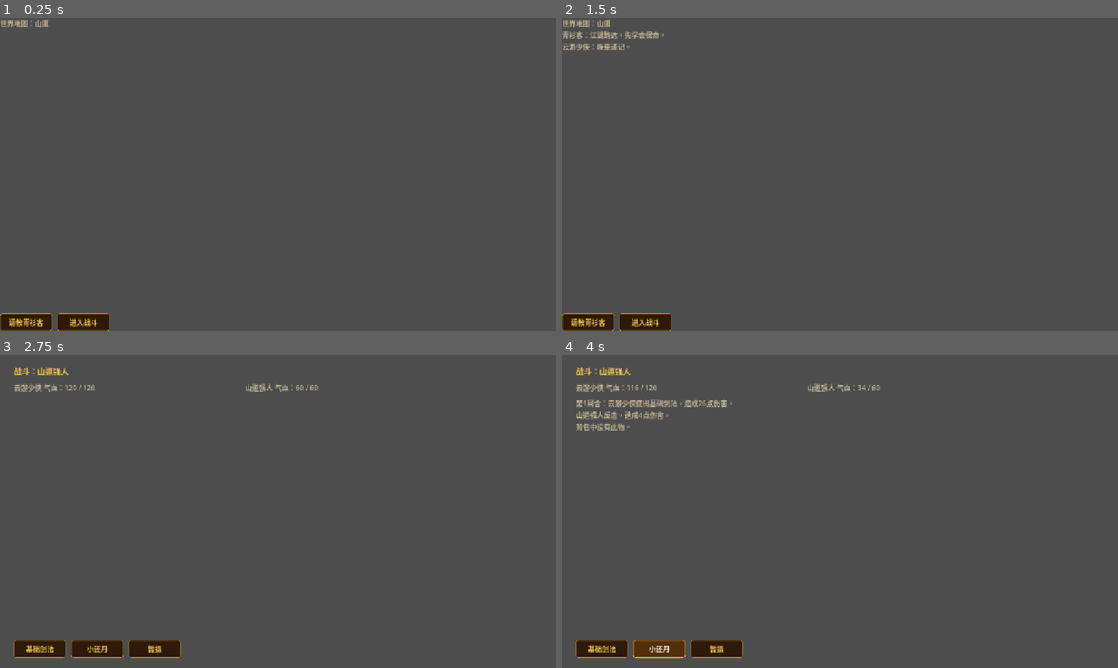
Above: before the commit, frames 1-4 (two rows, left to right).
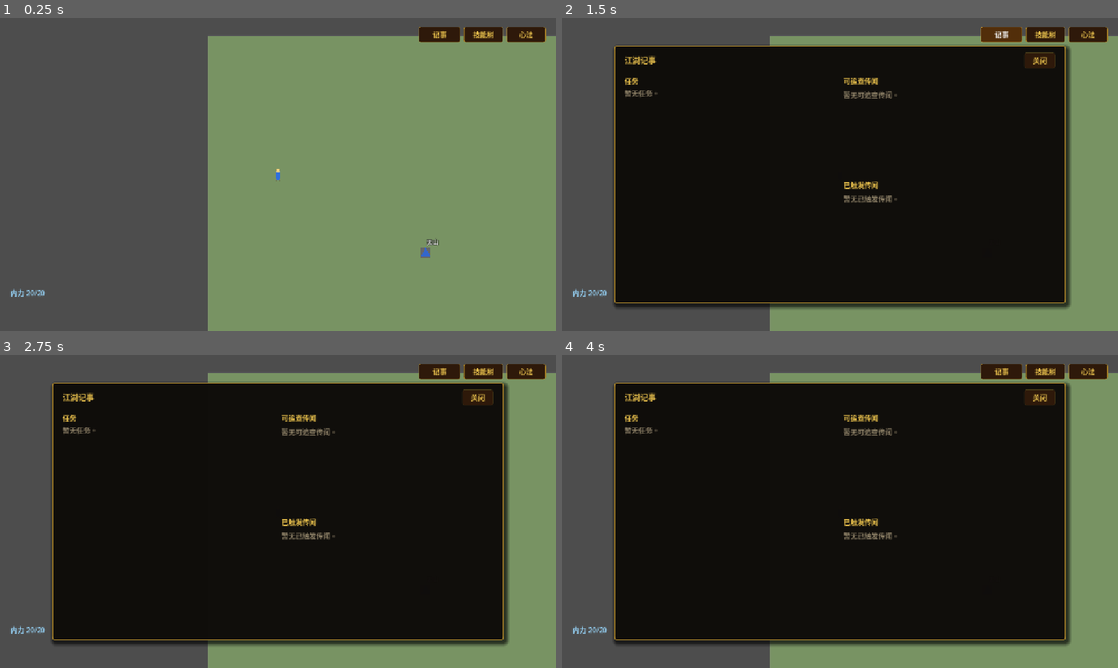
Above: after the commit, the same moments.

Repository: zhangyebo1991/liangyusheng-qunxiazhuan
Game: Godot game, scene res://scenes/world.tscn
The game is run twice, just before and just after one commit, with the same random seed, the same clock (stepped at 60 frames per second) and the same inputs. This scene is started directly instead of the project's main scene.
Inputs (mouse positions are in pixels of both pictures, inside the frame that each line leads up to):
- Up to frame 1 (0.25 s): no input
- Up to frame 2 (1.5 s): click (589, 321) at 0.5 s, where only the run before the commit has a clickable "请教青衫客"; click (1001, 33) at 1.25 s, where only the run after the commit has a clickable "记事"
- Up to frame 3 (2.75 s): click (83, 658) at 2 s, where only the run before the commit has a clickable "进入战斗"
- Up to frame 4 (4 s): click (600, 649) at 2.75 s, where only the run before the commit has a clickable "基础剑法"; click (662, 649) at 3.5 s, where only the run before the commit has a clickable "小还丹"

The runs differ from the first frame. In frame 1, 61% of the frame differs, in the area x 0-100%, y 0-100%; in frame 2, 84%; in frame 3, 84%; in frame 4, 85%, in the area x 2-100%, y 2-100%.

Commit message:
feat: 实现世界地图 Demo 并添加测试传送点

Diff:
--- a/data/maps.json
+++ b/data/maps.json
@@ -9,6 +9,16 @@
       "return_from_village": {"x": 1110, "y": 320}
     },
     "objects": [
+      {
+        "id": "exit_to_world_map",
+        "type": "exit",
+        "name": "世界大地图(测试)",
+        "position": {"x": 460, "y": 280},
+        "radius": 72,
+        "target_map_id": "world",
+        "target_spawn_id": "from_village",
+        "locked_message": "暂未开放。"
+      },
       {
         "id": "npc_qingshanke",
         "type": "npc",
@@ -181,9 +191,20 @@
     "spawn_points": {
       "village_gate": {"x": 120, "y": 360},
       "return_from_mountain": {"x": 120, "y": 360},
-      "main_street": {"x": 640, "y": 340}
+      "main_street": {"x": 640, "y": 340},
+      "return_from_world": {"x": 100, "y": 360}
     },
     "objects": [
+      {
+        "id": "exit_to_world_map",
+        "type": "exit",
+        "name": "世界大地图",
+        "position": {"x": 20, "y": 360},
+        "radius": 72,
+        "target_map_id": "world",
+        "target_spawn_id": "from_village",
+        "locked_message": "暂未开放。"
+      },
       {
         "id": "exit_to_mountain_pass",
         "type": "exit",
@@ -293,5 +314,15 @@
         "dialogue_id": "road_scholar_intro"
       }
     ]
+  },
+  {
+    "id": "world",
+    "name": "世界大地图",
+    "scene_path": "res://scenes/world.tscn",
+    "spawn_position": {"x": 1800, "y": 1500},
+    "spawn_points": {
+      "from_village": {"x": 1800, "y": 1500}
+    },
+    "objects": []
   }
 ]
--- /dev/null
+++ b/data/world_map_config.json
@@ -0,0 +1,58 @@
+{
+  "regions": [
+    {
+      "id": "central",
+      "name": "中原腹地",
+      "color": "#e6d5b8",
+      "boundary": [[1500, 1000], [2500, 1000], [2500, 2000], [1500, 2000]]
+    },
+    {
+      "id": "jiangnan",
+      "name": "江南/金陵",
+      "color": "#b8e6cf",
+      "boundary": [[2500, 2000], [3500, 2000], [3500, 3000], [2500, 3000]]
+    },
+    {
+      "id": "north",
+      "name": "北地/燕京",
+      "color": "#b8cfe6",
+      "boundary": [[2500, 0], [3500, 0], [3500, 1000], [2500, 1000]]
+    },
+    {
+      "id": "yanyun",
+      "name": "燕云/辽东/塞外",
+      "color": "#e6cfb8",
+      "boundary": [[3500, 0], [4000, 0], [4000, 1500], [3500, 1500]]
+    },
+    {
+      "id": "western",
+      "name": "西域/雪山/边疆",
+      "color": "#cfb8e6",
+      "boundary": [[0, 0], [1500, 0], [1500, 1500], [0, 1500]]
+    }
+  ],
+  "landmarks": [
+    {"id": "changan", "name": "长安", "type": "city", "position": {"x": 1800, "y": 1400}, "target_map_id": "changan_city"},
+    {"id": "foot_village", "name": "山脚村镇", "type": "city", "position": {"x": 1800, "y": 1600}, "target_map_id": "foot_village", "target_spawn_id": "return_from_world"},
+    {"id": "luoyang", "name": "洛阳", "type": "city", "position": {"x": 2100, "y": 1450}, "target_map_id": "luoyang_city"},
+    {"id": "wudang", "name": "武当山", "type": "sect", "position": {"x": 1950, "y": 1700}, "target_map_id": "wudang_mountain"},
+    {"id": "shaolin", "name": "少林寺", "type": "sect", "position": {"x": 2150, "y": 1550}, "target_map_id": "shaolin_temple"},
+    {"id": "mangshan", "name": "氓山", "type": "sect", "position": {"x": 2200, "y": 1350}, "target_map_id": "mang_mountain"},
+    {"id": "jindaozhai", "name": "金刀寨", "type": "fortress", "position": {"x": 2300, "y": 1650}, "target_map_id": "golden_knife_fortress"},
+    {"id": "suzhou", "name": "苏州", "type": "city", "position": {"x": 2800, "y": 2300}, "target_map_id": "suzhou_city"},
+    {"id": "taihu", "name": "太湖", "type": "lake", "position": {"x": 2700, "y": 2400}, "target_map_id": "tai_lake"},
+    {"id": "beijing", "name": "北京/京师", "type": "city", "position": {"x": 2900, "y": 700}, "target_map_id": "beijing_city"},
+    {"id": "tumubao", "name": "土木堡", "type": "fortress", "position": {"x": 2750, "y": 650}, "target_map_id": "tumu_fortress"},
+    {"id": "liaodong", "name": "辽东", "type": "region", "position": {"x": 3700, "y": 500}, "target_map_id": "liaodong_front"},
+    {"id": "tianshan", "name": "天山", "type": "sect", "position": {"x": 500, "y": 500}, "target_map_id": "tianshan_mountain"},
+    {"id": "shedao", "name": "蛇岛", "type": "island", "position": {"x": 3800, "y": 1200}, "target_map_id": "snake_island"}
+  ],
+  "routes": [
+    {"from": "foot_village", "to": "changan"},
+    {"from": "changan", "to": "luoyang"},
+    {"from": "luoyang", "to": "beijing"},
+    {"from": "luoyang", "to": "suzhou"},
+    {"from": "beijing", "to": "tumubao"},
+    {"from": "beijing", "to": "liaodong"}
+  ]
+}
--- a/scenes/world.tscn
+++ b/scenes/world.tscn
@@ -1,10 +1,6 @@
 [gd_scene load_steps=2 format=3]
 
-[ext_resource type="Script" path="res://scripts/scenes/world_screen.gd" id="1"]
+[ext_resource type="Script" path="res://scripts/scenes/world_map_screen.gd" id="1"]
 
-[node name="World" type="Control"]
-layout_mode = 3
-anchors_preset = 15
-anchor_right = 1.0
-anchor_bottom = 1.0
+[node name="World" type="Node2D"]
 script = ExtResource("1")
--- /dev/null
+++ b/scripts/scenes/world_map_landmark.gd
@@ -0,0 +1,47 @@
+extends "res://scripts/scenes/map_interactable.gd"
+
+func setup(next_record: Dictionary) -> void:
+	super.setup(next_record)
+
+	# 自定义视觉表现
+	var visual = get_node_or_null("Visual")
+	if visual:
+		visual.queue_free()
+
+	var icon = _create_icon(str(record.get("type", "")))
+	icon.name = "Visual"
+	add_child(icon)
+
+	if label:
+		label.horizontal_alignment = HORIZONTAL_ALIGNMENT_CENTER
+		label.add_theme_font_size_override("font_size", 14)
+		label.add_theme_color_override("font_outline_color", Color.BLACK)
+		label.add_theme_constant_override("outline_size", 4)
+
+func _create_icon(type: String) -> Node2D:
+	var node = Node2D.new()
+	var polygon = Polygon2D.new()
+	var points = PackedVector2Array()
+	var color = Color.WHITE
+
+	match type:
+		"city":
+			points = PackedVector2Array([Vector2(-10, -10), Vector2(10, -10), Vector2(10, 10), Vector2(-10, 10)])
+			color = Color("#cc3333") # 红色方块
+		"sect":
+			points = PackedVector2Array([Vector2(0, -12), Vector2(10, 8), Vector2(-10, 8)])
+			color = Color("#3366cc") # 蓝色三角
+		"fortress":
+			points = PackedVector2Array([Vector2(0, -10), Vector2(10, 0), Vector2(0, 10), Vector2(-10, 0)])
+			color = Color("#339933") # 绿色菱形
+		"island":
+			points = PackedVector2Array([Vector2(-8, -4), Vector2(8, -4), Vector2(12, 4), Vector2(-12, 4)])
+			color = Color("#cc9933")
+		_:
+			points = PackedVector2Array([Vector2(-8, -8), Vector2(8, -8), Vector2(8, 8), Vector2(-8, 8)])
+			color = Color("#888888")
+
+	polygon.polygon = points
+	polygon.color = color
+	node.add_child(polygon)
+	return node
--- /dev/null
+++ b/scripts/scenes/world_map_screen.gd
@@ -0,0 +1,93 @@
+extends "res://scripts/scenes/map_screen_base.gd"
+
+const WorldMapLandmarkScript = preload("res://scripts/scenes/world_map_landmark.gd")
+var world_config: Dictionary = {}
+
+func _ready() -> void:
+	_load_world_config()
+	super._ready()
+	_setup_camera_zoom()
+	_draw_world_elements()
+
+func _load_world_config() -> void:
+	var file = FileAccess.open("res://data/world_map_config.json", FileAccess.READ)
+	if file:
+		var json = JSON.parse_string(file.get_as_text())
+		if typeof(json) == TYPE_DICTIONARY:
+			world_config = json
+	else:
+		push_error("无法加载世界地图配置")
+
+func _create_terrain() -> void:
+	# 背景底色
+	_add_background(Vector2(4000, 3000))
+	var bg_rect = get_node("Background") if has_node("Background") else null
+	if bg_rect is ColorRect:
+		bg_rect.color = Color("#f4ebd0") # 古朴纸张色
+
+func _setup_camera_zoom() -> void:
+	var camera = player.get_node("Camera2D") if player and player.has_node("Camera2D") else null
+	if camera:
+		camera.zoom = Vector2(0.8, 0.8)
+		# 可以在 process 中处理缩放输入，Demo 暂时固定
+
+func _spawn_objects() -> void:
+	# 生成世界地标
+	var landmarks = world_config.get("landmarks", [])
+	for data in landmarks:
+		var landmark = WorldMapLandmarkScript.new()
+		landmark.setup(data)
+		landmark.clicked.connect(_on_interactable_clicked)
+		landmark.player_entered.connect(_on_interactable_entered)
+		landmark.player_exited.connect(_on_interactable_exited)
+		interactables.append(landmark)
+		add_child(landmark)
+
+func _draw_world_elements() -> void:
+	# 绘制区域边界和路线
+	var elements_node = Node2D.new()
+	elements_node.name = "WorldElements"
+	add_child(elements_node)
+	move_child(elements_node, 1) # 放在背景之上，地标之下
+
+	# 绘制区域
+	for region in world_config.get("regions", []):
+		var poly = Polygon2D.new()
+		var points = PackedVector2Array()
+		for p in region.get("boundary", []):
+			points.append(Vector2(p[0], p[1]))
+		poly.polygon = points
+		var color = Color(region.get("color", "#ffffff"))
+		color.a = 0.1 # 半透明
+		poly.color = color
+		elements_node.add_child(poly)
+
+		# 绘制边界线
+		var line = Line2D.new()
+		line.points = points
+		line.closed = true
+		line.width = 2.0
+		line.default_color = color.darkened(0.3)
+		elements_node.add_child(line)
+
+	# 绘制路线
+	for route in world_config.get("routes", []):
+		var from_pos = _get_landmark_pos(route.get("from", ""))
+		var to_pos = _get_landmark_pos(route.get("to", ""))
+		if from_pos != Vector2.ZERO and to_pos != Vector2.ZERO:
+			var line = Line2D.new()
+			line.points = PackedVector2Array([from_pos, to_pos])
+			line.width = 1.5
+			line.default_color = Color(0.5, 0.5, 0.5, 0.5)
+			elements_node.add_child(line)
+
+func _get_landmark_pos(id: String) -> Vector2:
+	for l in world_config.get("landmarks", []):
+		if l.get("id") == id:
+			var pos = l.get("position", {})
+			return Vector2(pos.get("x", 0), pos.get("y", 0))
+	return Vector2.ZERO
+
+func _interact_with(interactable) -> void:
+	if interactable is WorldMapLandmarkScript:
+		_transition_to_exit(interactable.record)
Not shown, added: docs/superpowers/plans/2026-05-26-world-map-demo.md
Not shown, added: docs/superpowers/specs/2026-05-26-world-map-demo-design.md
